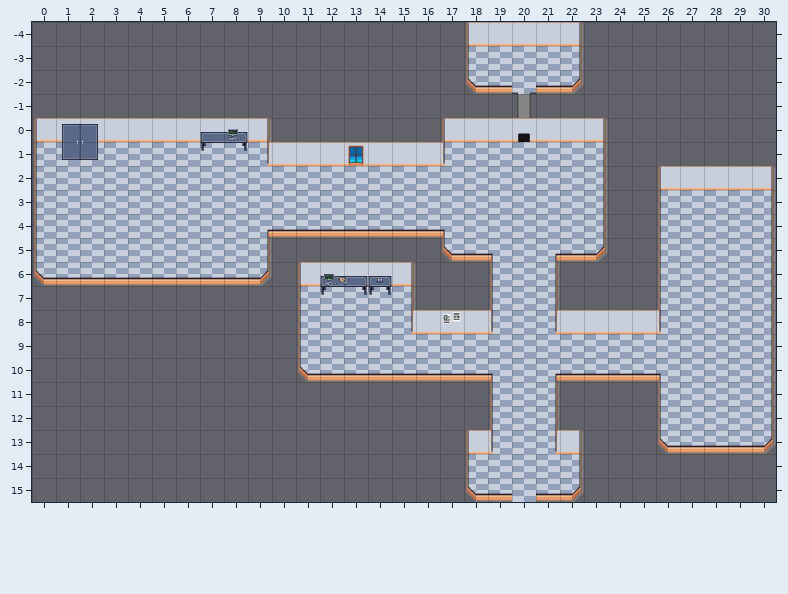
Tiled map, stored at Assets/Tiles/Tilemaps/Complex1.tmx. This is how it looked before the edit.
Cells are 64x64 px. Shown: x 0..30, y -4..15.
After:
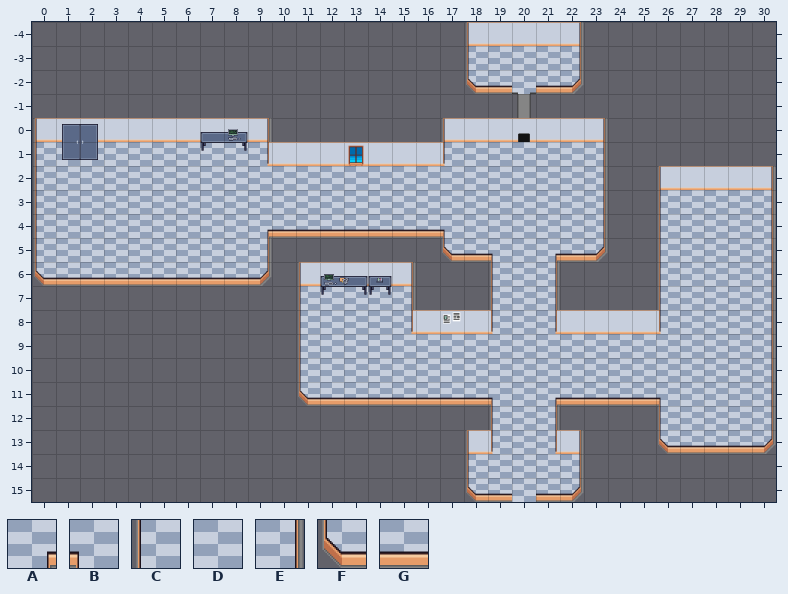
Key: from "buildings": A 9, B 10, C 49, D 50, E 52, F 69, G 70.
_ is an empty cell.
What changed:
Layer "interior":
Tile A replaces tile E in row 11 at x 21.
Tile B replaces tile C in row 11 at x 19 and 26.
Tile C replaces tile F in row 10 at x 11.
Tile D replaces tile A in row 10 at x 21.
Tile D replaces tile B in row 10 at x 19 and 26.
Tile D replaces tile G in row 10 at x 12 to 18 and 22 to 25.
Tile F is added in row 11 at x 11.
Tile G is added in row 11 at x 12 to 18 and 22 to 25.
Changed places in both pictures, as pixel boxes (x1, y1, x2, y2):
changed: (298, 367, 493, 406)
changed: (555, 373, 661, 406)
